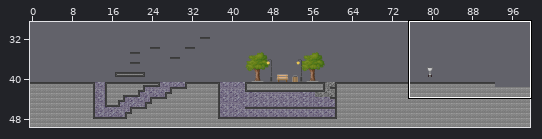
Tiled map -- Game/core/assets/level3.tmx. The picture above shows the old version from afar; the outline marks the close-up.
Close-up. The starting point:
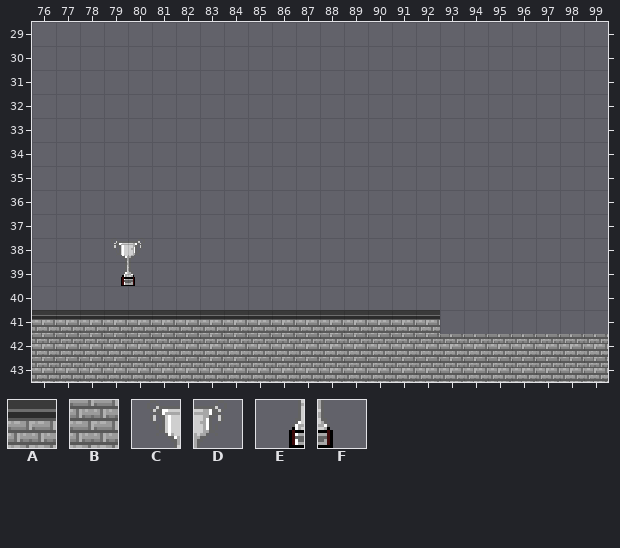
Cells are 16x16 px. Shown: x 76..99, y 29..43. The commit also changed other parts of the map, which this record leaves out. Tiles whose own drawing changed are shown in their newer look in all pictures.
Key: from "Style": A 0, B 64, C 128, D 129, E 192, F 193.
_ is an empty cell.
Layers that did not change in this view are not listed.
Layer "m1" before, first column x 76:
29 ________________________
30 ________________________
31 ________________________
32 ________________________
33 ________________________
34 ________________________
35 ________________________
36 ________________________
37 ________________________
38 ________________________
39 ________________________
40 ________________________
41 AAAAAAAAAAAAAAAAA_______
42 BBBBBBBBBBBBBBBBBBBBBBBB
43 BBBBBBBBBBBBBBBBBBBBBBBB
The result:
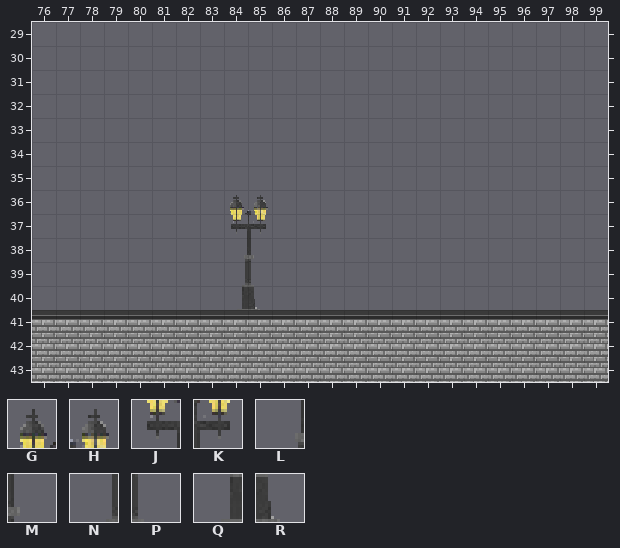
Further tiles: from "Style": G 198, H 199, J 262, K 263, L 326, M 327, N 390, P 391, Q 454, R 455.
From old to new:
Layer "m1":
Tile A is added in row 41 at x 93 to 99.
Layer "m3":
Tile C is removed in row 38 at x 79.
Tile D is removed in row 38 at x 80.
Tile E is removed in row 39 at x 79.
Tile F is removed in row 39 at x 80.
Layer "fg":
Tile G is added in row 36 at x 84.
Tile H is added in row 36 at x 85.
Tile J is added in row 37 at x 84.
Tile K is added in row 37 at x 85.
Tile L is added in row 38 at x 84.
Tile M is added in row 38 at x 85.
Tile N is added in row 39 at x 84.
Tile P is added in row 39 at x 85.
Tile Q is added in row 40 at x 84.
Tile R is added in row 40 at x 85.
Pixel boxes of the changes (left, top, right, bottom) in both close-ups:
added: (230, 195, 268, 310)
removed: (114, 241, 141, 286)
added: (440, 310, 608, 334)
